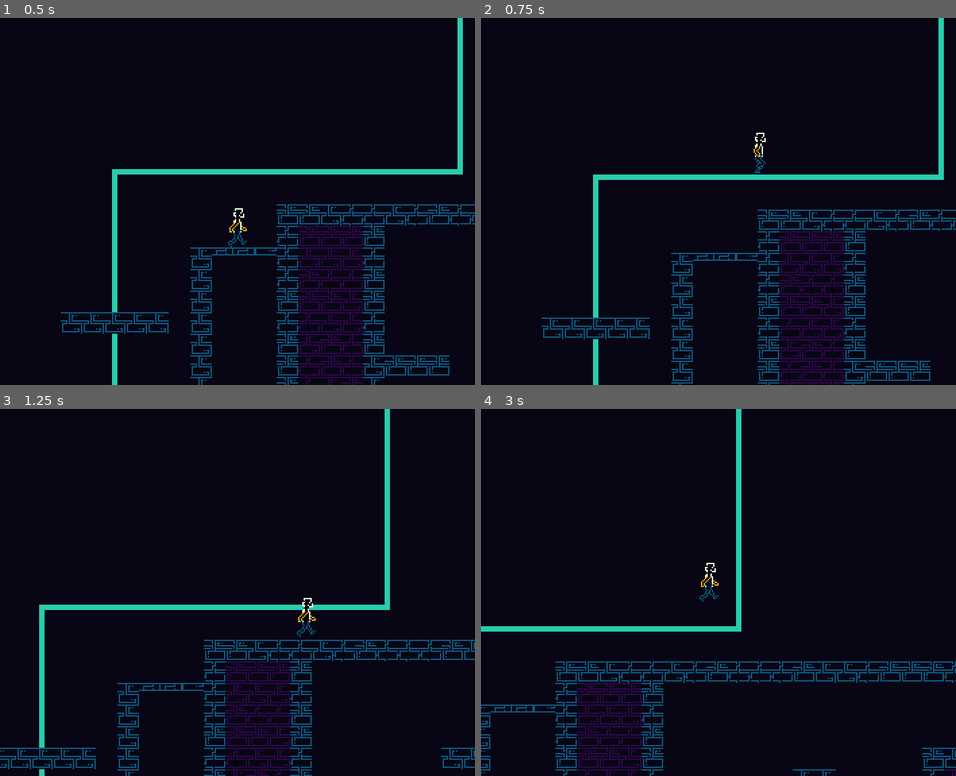
Above: before the commit, frames 1-4 (two rows, left to right).
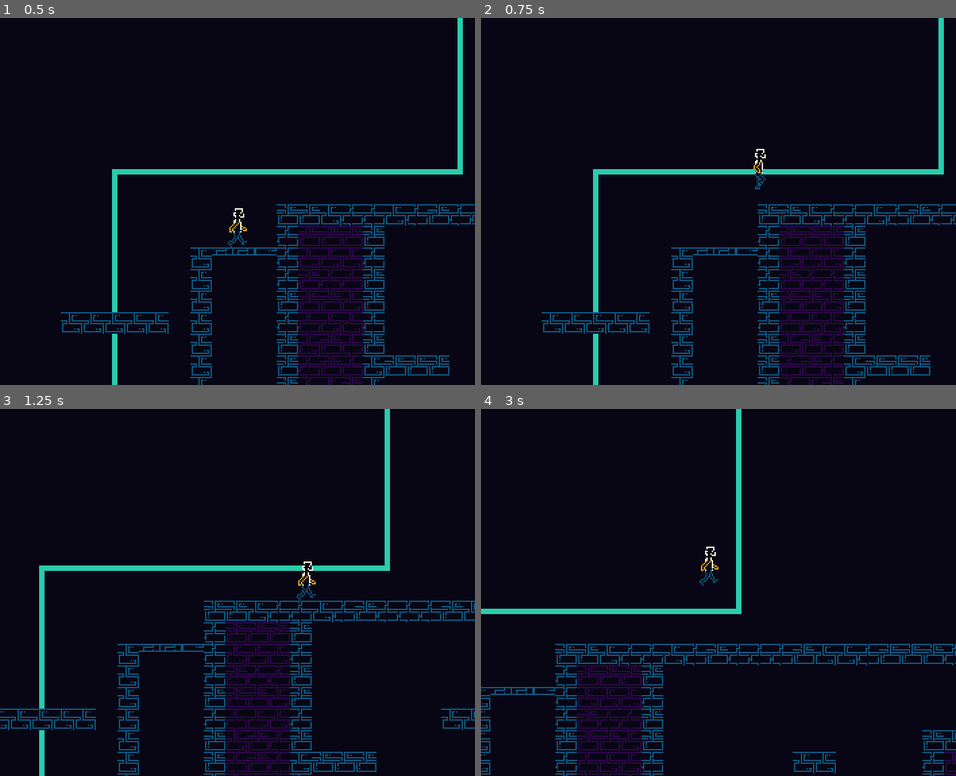
Above: after the commit, the same moments.

Repository: lightcrater/Not-My-Bod
Game: Godot game, scene res://scenes/World.tscn
Same seed, same stepped clock (60 frames per second), same inputs: the game is played once before the commit and once after it.
Inputs:
- Up to frame 1 (0.5 s): no input
- Up to frame 2 (0.75 s): hold D (right) from 0.53 s (still down); hold Space (jump) from 0.53 s (still down)
- Up to frame 3 (1.25 s): keep holding D (right); keep holding Space (jump)
- Up to frame 4 (3 s): release Space (jump) at 1.28 s; tap Space (jump) at 1.35, 1.52, 1.82, 2.85 s; release D (right) at 2.03 s; hold A (left) 2.03-2.78 s; hold Space (jump) 2.03-2.78 s; hold D (right) from 2.78 s (still down)

Frame 1 is identical in both runs. In frame 2, 9.4% of the frame differs, in the area x 12-100%, y 31-100%; in frame 3, 11%, in the area x 0-100%, y 41-100%; in frame 4, 9.4%.

Commit message:
coyote time

Diff:
--- a/project.godot
+++ b/project.godot
@@ -69,6 +69,5 @@
 
 textures/canvas_textures/default_texture_filter=0
 textures/canvas_textures/default_texture_repeat=1
-renderer/rendering_method="gl_compatibility"
 environment/defaults/default_clear_color=Color(0.0313726, 0.0235294, 0.0784314, 1)
 2d/snap/snap_2d_transforms_to_pixel=true
--- a/scenes/idle.gd
+++ b/scenes/idle.gd
@@ -7,6 +7,7 @@
 
 func enter() -> void:
 	parent.velocity.x = 0
+	parent.can_coyote = true
 
 func process_input(event: InputEvent) -> void:
 	if Input.is_action_pressed("jump"):
--- a/scripts/player.gd
+++ b/scripts/player.gd
@@ -2,8 +2,9 @@
 class_name Player
 
 @export var speed: int = 150
-@export var jump_str: int = 400
-@export var grav_mod: float = 1
+@export var jump_str: int = 320
+
+var can_coyote = true
 
 func _ready() -> void:
 	$state_machine.init(self)
--- a/scripts/state machine/fall.gd
+++ b/scripts/state machine/fall.gd
@@ -5,23 +5,23 @@
 @export var jump: state
 @export var climb: state
 
-var can_jump: bool
 
 func enter()->void:
-	can_jump = true
 	speed = parent.speed
-	await get_tree().create_timer(0.5).timeout
-	can_jump = false
+	await get_tree().create_timer(0.2).timeout
+	parent.can_coyote = false
 
 func process_input(event: InputEvent) -> void:
-	if Input.is_action_pressed("jump") and can_jump == true:
+	if Input.is_action_pressed("jump") and parent.can_coyote == true:
+		parent.can_coyote = false
+		print('coyote')
 		state_machine.change_state(jump)
 
 func process_physics(delta: float) -> void:
 	var dir = Input.get_axis("left","right") * speed
 	parent.velocity.x = dir
 
-	parent.velocity.y += (grav * parent.grav_mod)*delta
+	parent.velocity.y += grav * delta
 
 	if parent.is_on_floor() and dir == 0:
 		state_machine.change_state(idle)
--- a/scripts/state machine/jump.gd
+++ b/scripts/state machine/jump.gd
@@ -6,12 +6,13 @@
 func enter() -> void:
 	speed = parent.speed
 	parent.velocity.y = -parent.jump_str
+	parent.can_coyote = false
 
 func process_physics(delta: float) -> void:
 	var dir = Input.get_axis("left","right") * speed
 	parent.velocity.x = dir
 
-	parent.velocity.y += (grav * parent.grav_mod)*delta
+	parent.velocity.y += grav*delta
 	parent.move_and_slide()
 
 	if parent.velocity.y > 0:
--- a/scripts/state machine/move.gd
+++ b/scripts/state machine/move.gd
@@ -4,6 +4,10 @@
 @export var jump: state
 @export var fall: state
 @export var climb: state
+
+func enter()->void:
+	speed = parent.speed
+	parent.can_coyote = true
 
 func process_input(event: InputEvent) -> void:
 	if Input.is_action_pressed("jump"):
@@ -14,11 +18,9 @@
 	parent.velocity.x = dir
 
 	if dir == 0:
-		print('stopped moving')
 		state_machine.change_state(idle)
 
 	if !parent.is_on_floor():
-		print('falling')
 		state_machine.change_state(fall)
 
 	parent.move_and_slide()
